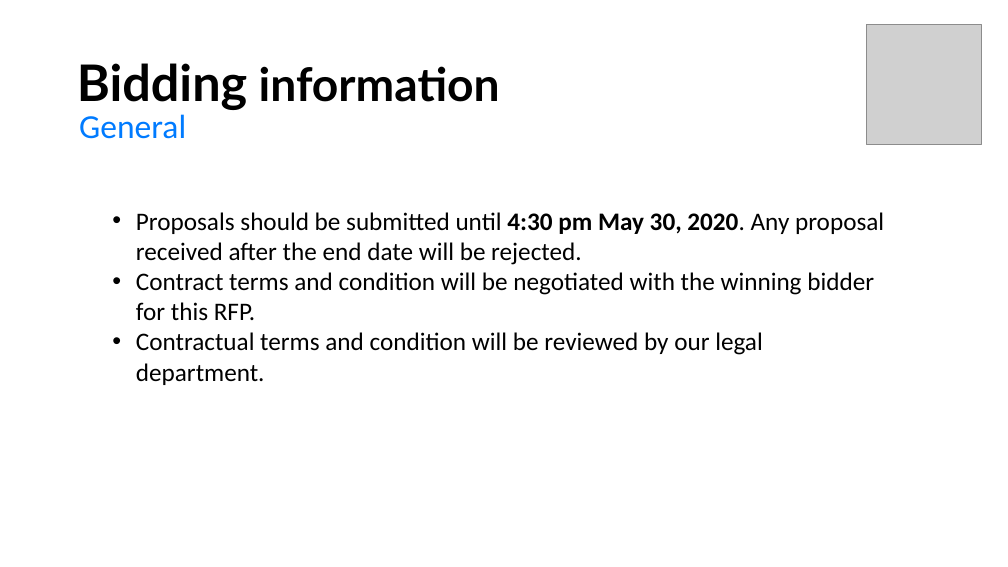
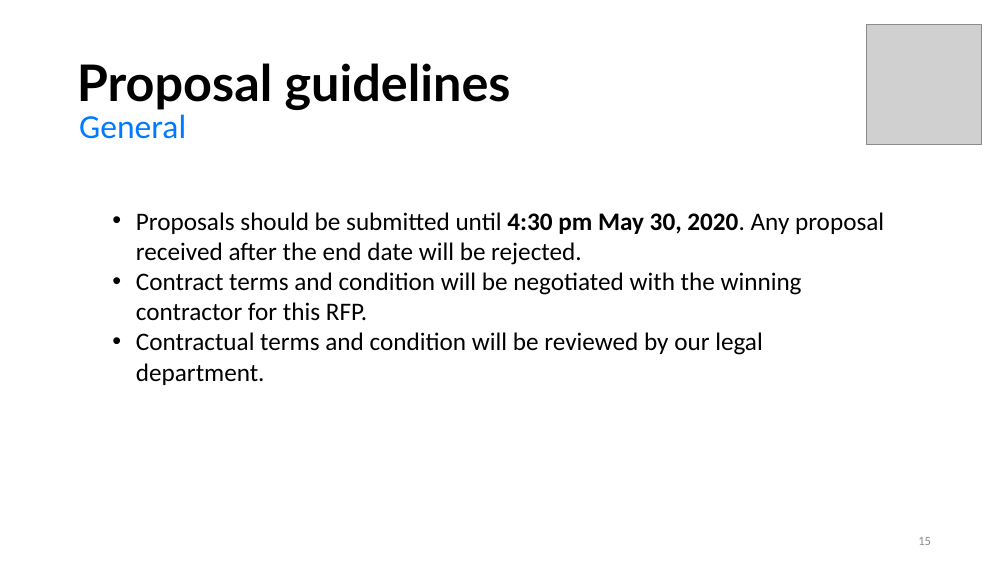
Before and after one commit to seraogianluca/IR2, a slide deck: slide 15 of PM/RFP Presentation.pptx. Drawn at 1008x567 pixels with LibreOffice and Linux fonts; fonts in the diff are those of the drawing; grey boxes stand for pictures. Boxes give left, top, right and bottom in pixels: in the first picture for what was removed or moved away, otherwise in the second. Text is boxed around its words. In the diff, an @@ line names an element or a change of style, - is before the commit and + after.

```diff
--- a/PM/RFP Presentation.pptx
+++ b/PM/RFP Presentation.pptx
@@ title at <box>77,63,511,110</box>: text changed; size 44 to 48 pt @@
-Bidding information
+Proposal guidelines
@@ text at <box>136,272,802,320</box>: text changed @@
-• Contract terms and condition will be negotiated with the winning bidder for this RFP.
+• Contract terms and condition will be negotiated with the winning contractor for this RFP.
@@ page number added at <box>918,537,931,545</box>, 12 pt, text #8C8C8C @@
+15
```
Also in this commit, not shown: 17 other slides changed, 1 other file.
